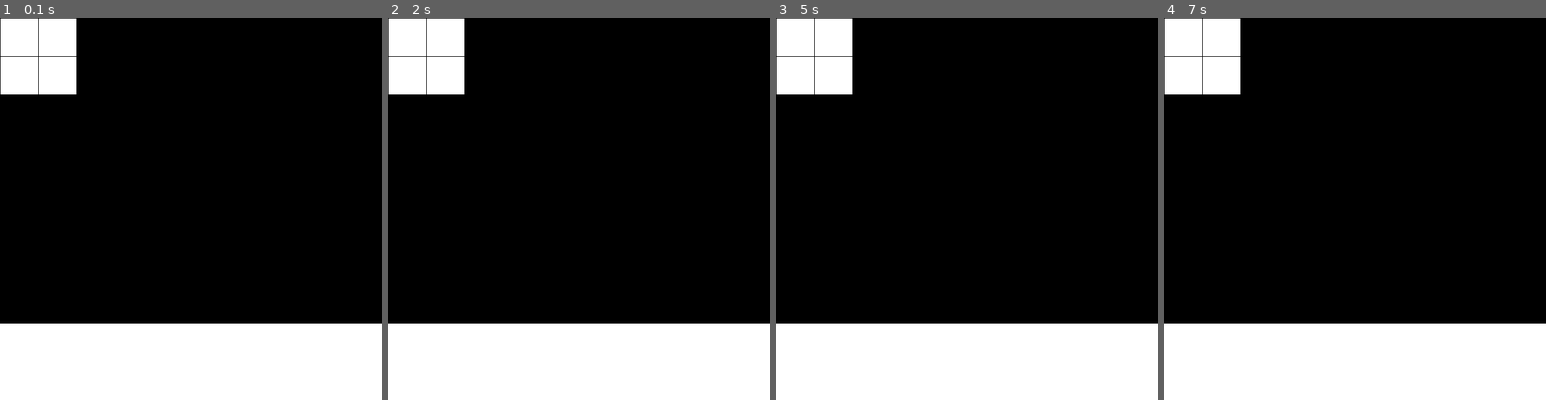
Above: before the commit, frames 1-4 (left to right).
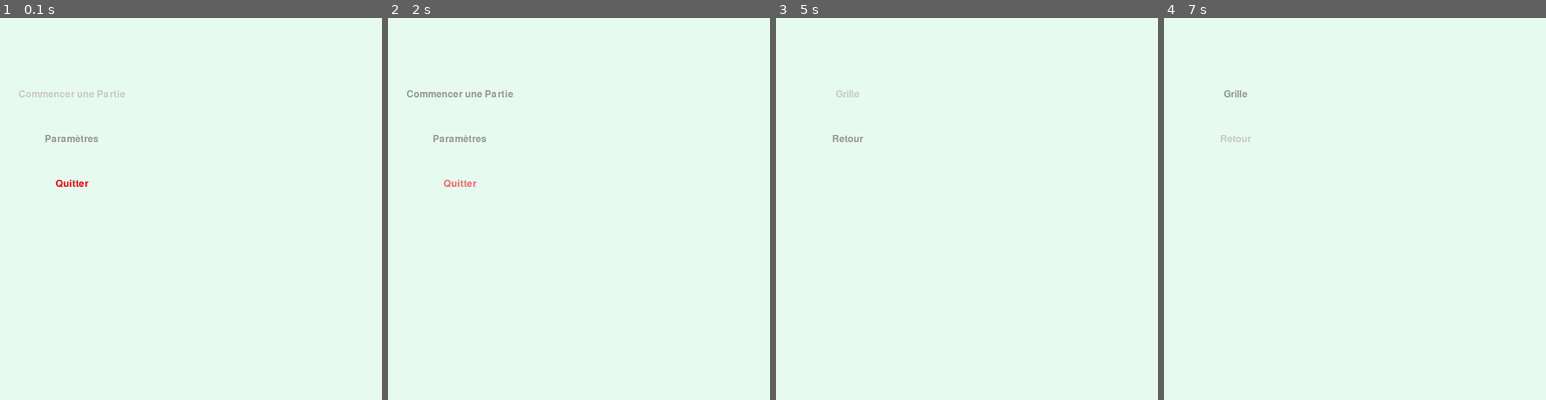
Above: after the commit, the same moments.

Repository: Pharell77coder/pygame-menu
Game: pygame game, started from main.py
Same seed, same stepped clock (60 frames per second), same inputs: the game is played once before the commit and once after it.
Inputs:
- Up to frame 1 (0.1 s): no input
- Up to frame 2 (2 s): hold Up 0.33-0.8 s; hold Down 0.83-1.13 s; hold Up 1.17-1.53 s; hold Down 1.57-1.93 s; hold Up from 1.97 s (still down)
- Up to frame 3 (5 s): release Up at 2.27 s; hold Down 2.3-2.6 s; hold Up 2.63-3 s; hold Down 3.03-3.4 s; hold Up 3.43-3.73 s; hold Down 3.77-4.07 s; hold Up 4.1-4.47 s; hold Down 4.5-4.87 s; tap Enter at 4.9 s
- Up to frame 4 (7 s): hold Up 5.23-5.53 s; hold Down 5.57-5.87 s; hold Up 5.9-6.27 s; hold Down 6.3-6.67 s; hold Up from 6.7 s (still down)

The runs differ from the first frame. In frame 1, 100% of the frame differs, in the area x 0-100%, y 0-100%; in frame 2, 100%; in frame 3, 100%; in frame 4, 100%.

Commit message:
Update main.py

Diff:
--- a/main.py
+++ b/main.py
@@ -15,7 +15,7 @@
         self.current_time = 0
         self.button_press_time = 0
         self.press = True
-        self.state = "grille"
+        self.state = "menu"
         self.running = True
         self.full_screen = False
 
